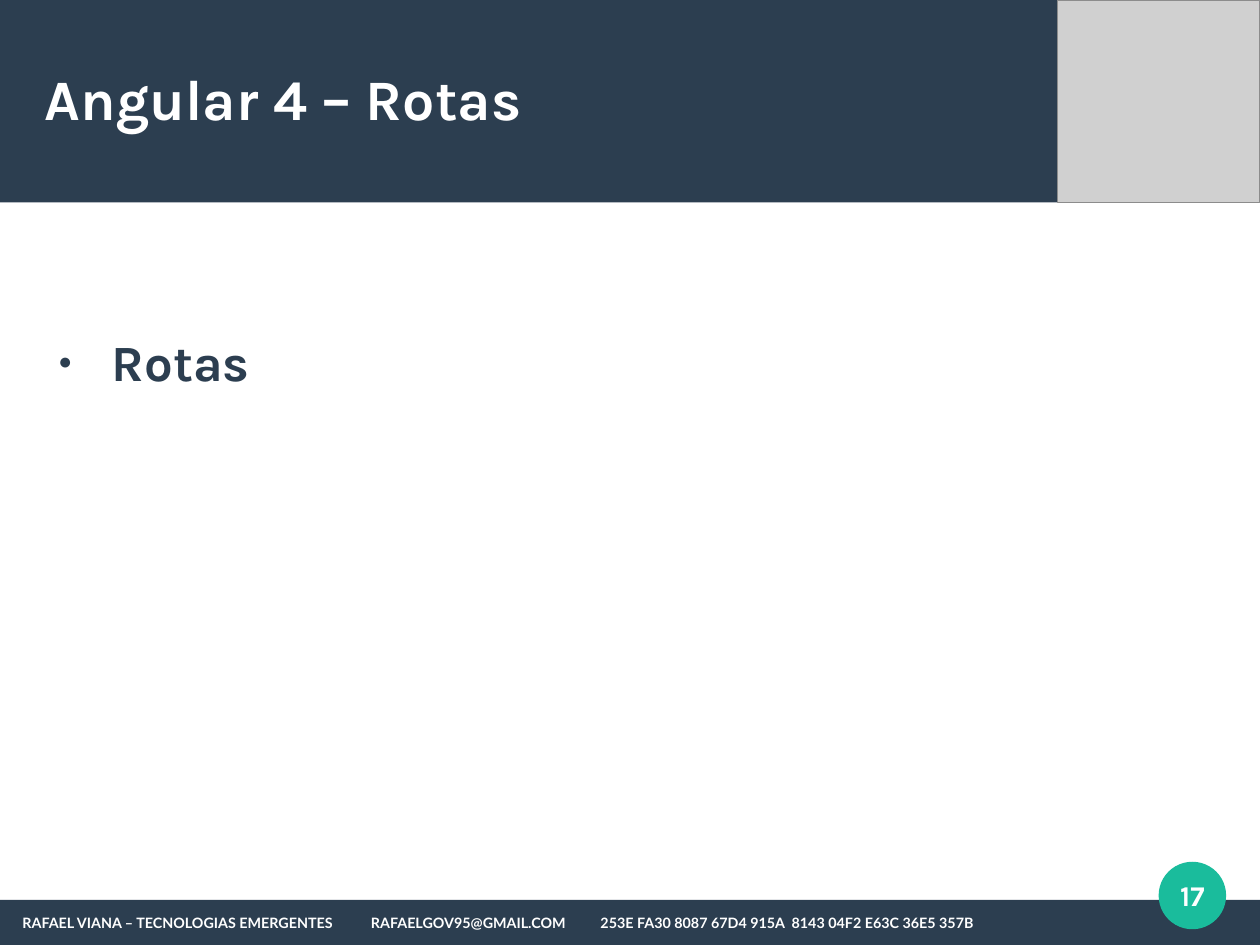
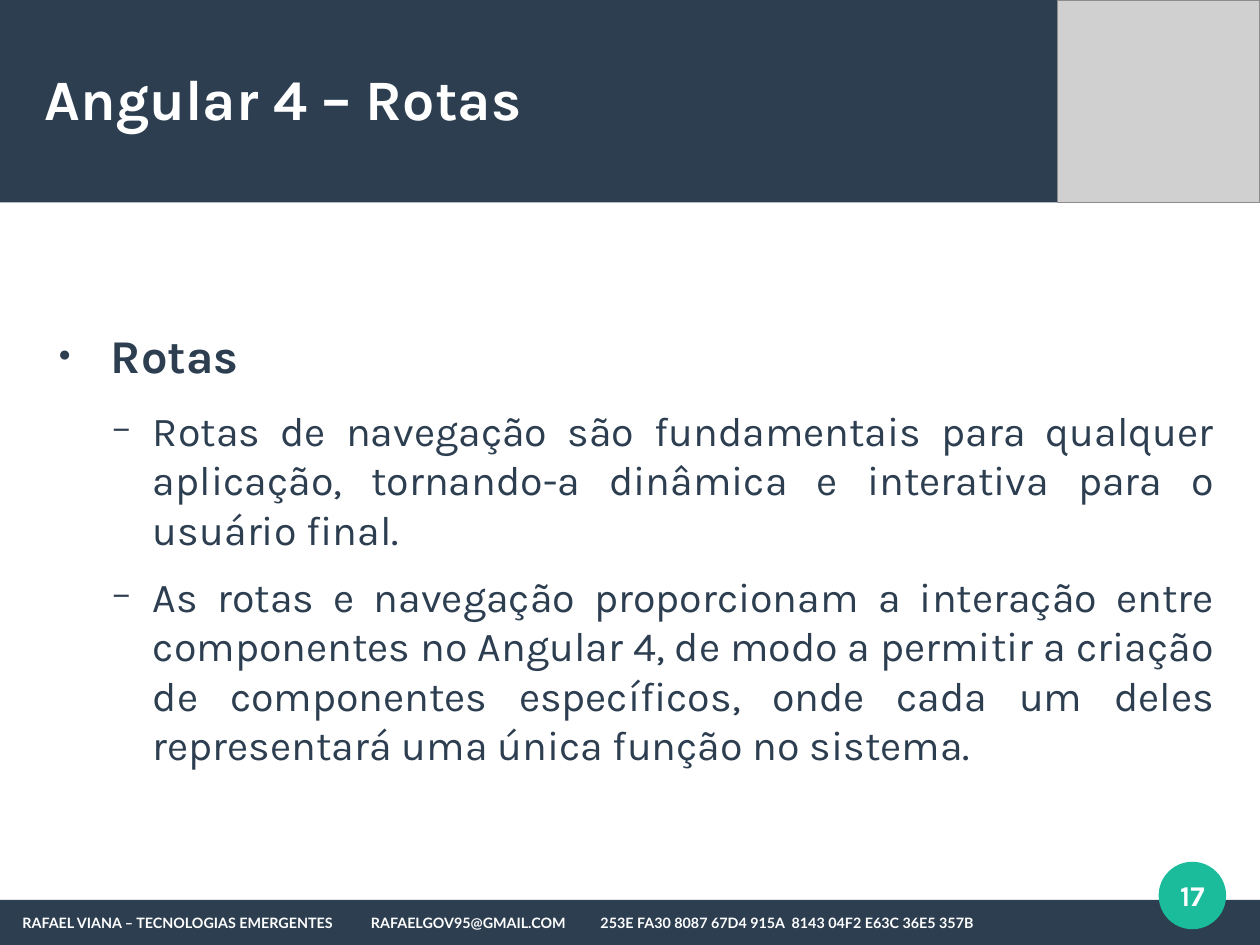
Before and after one commit to rafaelgov95/TE, a slide deck: slide 17 of Apresentação/Angular-4.odp. Drawn at 1260x945 pixels with LibreOffice and Linux fonts; fonts in the diff are those of the drawing; grey boxes stand for pictures. Boxes give left, top, right and bottom in pixels: in the first picture for what was removed or moved away, otherwise in the second. Text is boxed around its words. In the diff, an @@ line names an element or a change of style, - is before the commit and + after.

```diff
--- a/Apresentação/Angular-4.odp
+++ b/Apresentação/Angular-4.odp
@@ text at [111, 342, 239, 374]: size 32 to 29.6 pt in "Rotas" @@
@@ text at [153, 417, 1214, 770]: paragraphs added @@
+  − Rotas de navegação são fundamentais para qualquer aplicação, tornando-a dinâmica e interativa para o usuário final.
+  − As rotas e navegação proporcionam a interação entre componentes no Angular 4, de modo a permitir a criação de componentes específicos, onde cada um deles representará uma única função no sistema.
```
Also in this commit, not shown: 3 other slides changed, 1 other file.
